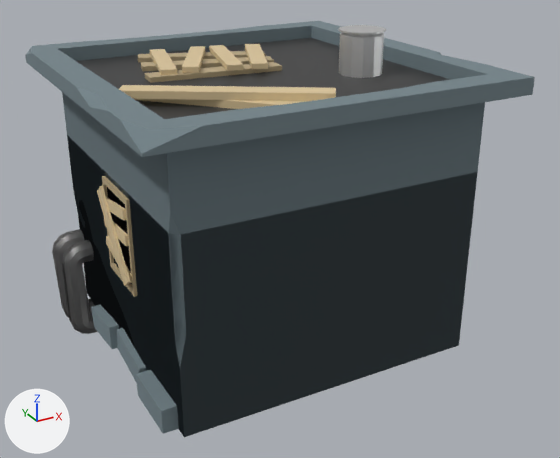
The Blender file ElectricityDepartment.blend, before and after one commit.
Before and after are seen from a 50 mm camera at (-4.51, -8.81, 5.74) aimed at (0.16, -0.32, 1.49). Lighting does not change. The marker at lower left points along +X, +Y and +Z.
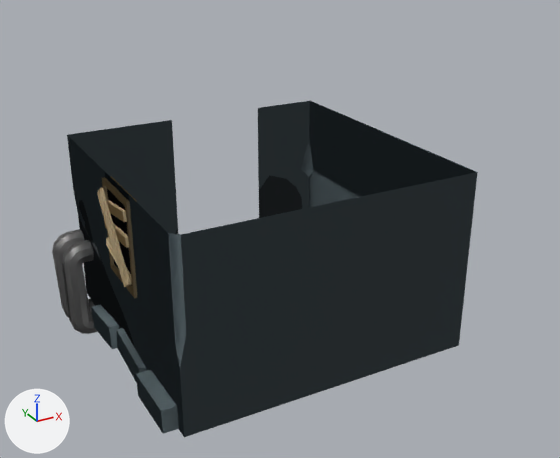
What differs and where, as boxes (x1, y1, x2, y2) in the pictures (560 x 458 px; the box of a moved part takes in the faces that stretch with it):
'Circle', reshaped
    before: (52, 135, 478, 437)
    after: (52, 101, 478, 437)
'Circle.001', hidden
    before: (25, 21, 535, 235)
part 1 of me_circle, moved or reshaped (not visible afterwards)
    before: (102, 176, 137, 297)
part 2 of me_circle, moved or reshaped
    before: (107, 187, 132, 284)
    after: (107, 188, 132, 286)
part 3 of me_circle, moved or reshaped (not visible afterwards)
    before: (106, 197, 127, 221)
part 4 of me_circle, moved or reshaped (not visible afterwards)
    before: (104, 218, 129, 246)
part 5 of me_circle, moved or reshaped (not visible afterwards)
    before: (106, 236, 132, 283)
part 6 of me_circle, moved or reshaped (not visible afterwards)
    before: (97, 186, 131, 286)
part 7 of me_circle, added
    after: (102, 176, 137, 298)
part 8 of me_circle, added
    after: (106, 199, 127, 222)
part 9 of me_circle, added
    after: (104, 219, 129, 248)
part 10 of me_circle, added
    after: (106, 237, 132, 285)
part 11 of me_circle, added
    after: (97, 187, 131, 287)
part 12 of me_circle, built on
    before: (90, 172, 478, 428)
    after: (68, 101, 478, 434)

The edits, one by one:
me_circle is used by ob_circle; location (1.24, -0.52, 3.53).
me_circle had 798 vertices, 671 faces and spanned x -3.71..0.78, y -1.49..2.85, z -3.83..-1.01.
me_circle now has 1582 vertices, 1357 faces and spans x -3.71..0.78, y -1.49..2.85, z -3.83..-1.01.
me_circle part 1: the loose piece of 16 vertices spanning x -3.29..-3.17, y -0.17..0.77, z -2.32..-1.07 is moved by (0.0, 0.0, -0.02).
me_circle part 2: the loose piece of 8 vertices spanning x -3.25, y -0.11..0.71, z -2.25..-1.14 is moved by (0.0, 0.0, -0.02).
me_circle part 3: the loose piece of 8 vertices spanning x -3.33..-3.28, y -0.13..0.73, z -1.45..-1.2 is moved by (0.0, 0.0, -0.02).
me_circle part 4: the loose piece of 8 vertices spanning x -3.33..-3.28, y -0.13..0.73, z -1.71..-1.53 is moved by (0.0, 0.0, -0.02).
me_circle part 5: the loose piece of 8 vertices spanning x -3.33..-3.28, y -0.12..0.74, z -2.17..-1.85 is moved by (0.0, 0.0, -0.02).
me_circle part 6: the loose piece of 8 vertices spanning x -3.36..-3.32, y -0.18..0.82, z -2.23..-1.15 is moved by (0.0, 0.0, -0.02).
me_circle part 7: the loose piece of 16 vertices spanning x -3.29..-3.17, y -0.17..0.77, z -2.32..-1.07 is copied, and the copy is moved by (0.0, 0.0, -0.02); it spans x -3.29..-3.17, y -0.17..0.77, z -2.34..-1.09.
me_circle part 8: the loose piece of 8 vertices spanning x -3.33..-3.28, y -0.13..0.73, z -1.45..-1.2 is copied, and the copy is moved by (0.0, 0.0, -0.02); it spans x -3.33..-3.28, y -0.13..0.73, z -1.47..-1.22.
me_circle part 9: the loose piece of 8 vertices spanning x -3.33..-3.28, y -0.13..0.73, z -1.71..-1.53 is copied, and the copy is moved by (0.0, 0.0, -0.02); it spans x -3.33..-3.28, y -0.13..0.73, z -1.74..-1.55.
me_circle part 10: the loose piece of 8 vertices spanning x -3.33..-3.28, y -0.12..0.74, z -2.17..-1.85 is copied, and the copy is moved by (0.0, 0.0, -0.02); it spans x -3.33..-3.28, y -0.12..0.74, z -2.19..-1.87.
me_circle part 11: the loose piece of 8 vertices spanning x -3.36..-3.32, y -0.18..0.82, z -2.23..-1.15 is copied, and the copy is moved by (0.0, 0.0, -0.02); it spans x -3.36..-3.32, y -0.18..0.82, z -2.25..-1.17.
me_circle part 12: 5 vertices moved within x -3.25..0.78, y -1.49..1.58, z -3.51..-1.12; 6 vertices removed from x -3.12, y -0.15..0.75, z -2.33..-1.12; 190 vertices added at x -3.45..0.78, y -1.49..2.54, z -3.51..-1.01.
me_circle now uses material mat_metal (white #e7e7e7).
Object 'Circle.001' (ob_circle_001) is now hidden.
